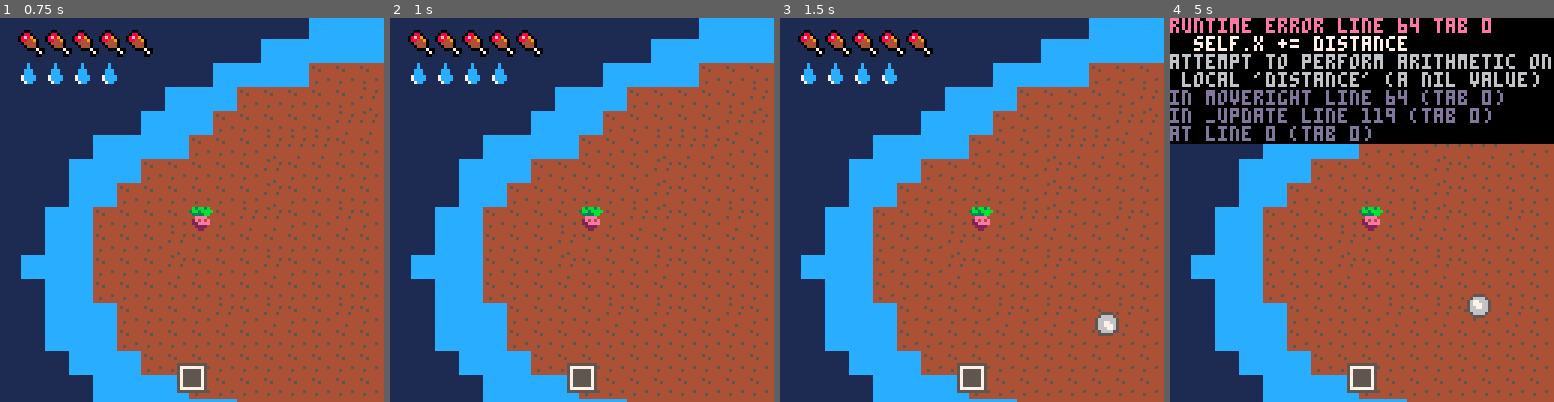
Above: before the commit, frames 1-4 (left to right).
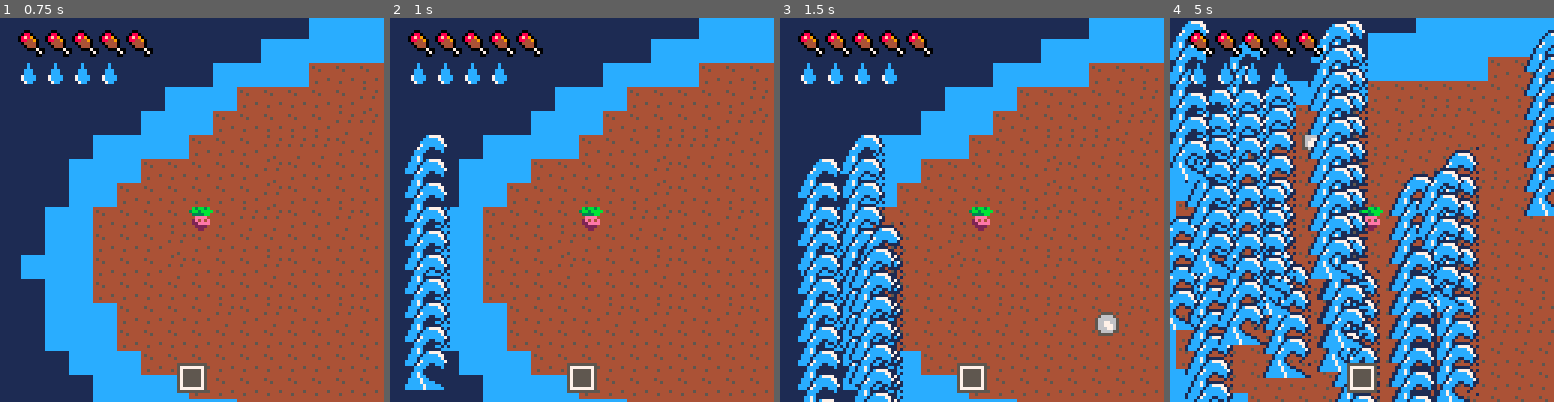
Above: after the commit, the same moments.

Repository: lucaslng/jamhacks-climatastrophe
Game: PICO-8 cartridge climate-collapse.p8
Same seed, same stepped clock (60 frames per second), same inputs: the game is played once before the commit and once after it.
Inputs:
- Up to frame 1 (0.75 s): tap O (Z key) at 0.7 s
- Up to frame 2 (1 s): no input
- Up to frame 3 (1.5 s): no input
- Up to frame 4 (5 s): hold Right 1.6-2.1 s; tap O (Z key) every 0.4 s from 1.7 to 4.9 s; hold Up 2.15-2.42 s; hold Right 2.47-3.03 s; hold Left 3.08-3.58 s; hold Down 3.63-3.97 s; hold Right 4.02-4.68 s; hold Up from 4.73 s (still down)

Frame 1 is identical in both runs. In frame 2, 4.2% of the frame differs, in the area x 3-16%, y 30-97%; in frame 3, 9.1%; in frame 4, 74%, in the area x 0-100%, y 0-100%.
Error before the commit: runtime error line 64 tab 0; self.x += distance; attempt to perform arithmetic on local 'distance' (a nil value)

Commit message:
tsunamies

Diff:
--- a/climate-collapse.p8
+++ b/climate-collapse.p8
@@ -55,27 +55,43 @@
 		fx = false,
 		sprite = 1,
 		hunger = 5,
-		thirst = 4,
+		thirst = 4
 	}
 
-	function Player:moveleft(distance)
-		self.x -= distance
-		self.fx = true
-	end
-
-	function Player:moveright(distance)
-		self.x += distance
-		self.fx = false
-	end
-
-	function Player:moveup(distance)
-		self.y -= distance
-		self.fx = false
-	end
-
-	function Player:movedown(distance)
-		self.y += distance
-		self.fx = false
+	function Player:celx()
+		return flr(self.x / 8)
+	end
+
+	function Player:cely()
+		return flr(self.y / 8)
+	end
+
+	function Player:moveleft()
+		if not fget(mget(flr((self.x - 1) / 8), self:cely()), 7) and not fget(mget(flr((self.x - 1) / 8), flr((self.y + 7) / 8)), 7) then
+			self.x -= 1
+			self.fx = true
+		end
+	end
+
+	function Player:moveright()
+		if not fget(mget(flr((self.x + 8) / 8), self:cely()), 7) and not fget(mget(flr((self.x + 8) / 8), flr((self.y + 7) / 8)), 7) then
+			self.x += 1
+			self.fx = false
+		end
+	end
+
+	function Player:moveup()
+		if not fget(mget(self:celx(), flr((self.y - 1) / 8)), 7) and not fget(mget(flr((self.x + 7) / 8), flr((self.y - 1) / 8)), 7) then
+			self.y -= 1
+			self.fx = false
+		end
+	end
+
+	function Player:movedown()
+		if not fget(mget(self:celx(), flr((self.y + 8) / 8)), 7) and not fget(mget(flr((self.x + 7) / 8), flr((self.y + 8) / 8)), 7) then
+			self.y += 1
+			self.fx = false
+		end
 	end
 
 	function Player:drink(amount)
@@ -85,14 +101,6 @@
 
 	function Player:eat(amount)
 		self.hunger = clamp(self.hunger + amount, 0, 5)
-	end
-
-	function Player:celx()
-		return flr(self.x / 8)
-	end
-
-	function Player:cely()
-		return flr(self.y / 8)
 	end
 
 	tornadoes = {}
@@ -112,16 +120,40 @@
 		return o
 	end
 
-
+	Tsunami = {
+		x = 0,
+		y = 0,
+		height = 0,
+		fx = false,
+		v = 0,
+		lifetime = 240
+	}
+
+	tsunamies = {}
+
+	function Tsunami:new()
+		o = {}
+		setmetatable(o, self)
+		self.__index = self
+		return o
+	end
 end
 
 function _update()
 	local moved = false
 
-	if (btn(0)) then Player:moveleft() moved = true end
-	if (btn(1)) then Player:moveright() moved = true end
-	if (btn(2)) then Player:moveup() moved = true end
-	if (btn(3)) then Player:movedown() moved = true end
+	if btn(0) then
+		Player:moveleft() moved = true
+	end
+	if btn(1) then
+		Player:moveright() moved = true
+	end
+	if btn(2) then
+		Player:moveup() moved = true
+	end
+	if btn(3) then
+		Player:movedown() moved = true
+	end
 
 	if moved then
 		if Player.hunger_timer == nil then
@@ -138,10 +170,10 @@
 
 		-- thirst drains when moving
 		if Player.thirst_timer == nil then Player.thirst_timer = 0 end
-			Player.thirst_timer += 1
-			if Player.thirst_timer >= 150 then
-				Player.thirst = max(0, Player.thirst - 1)
-				Player.thirst_timer = 0
+		Player.thirst_timer += 1
+		if Player.thirst_timer >= 150 then
+			Player.thirst = max(0, Player.thirst - 1)
+			Player.thirst_timer = 0
 		end
 	end
 
@@ -150,10 +182,10 @@
 		local x = Player:celx()
 		local y = Player:cely()
 
-		if mget(x + 1, y) == 8 or
-		   mget(x - 1, y) == 8 or
-		   mget(x, y + 1) == 8 or
-		   mget(x, y - 1) == 8 then
+		if mget(x + 1, y) == 8
+				or mget(x - 1, y) == 8
+				or mget(x, y + 1) == 8
+				or mget(x, y - 1) == 8 then
 			Player:drink(1)
 		end
 	end
@@ -173,6 +205,18 @@
 
 	foreach(tornadoes, function(t) t.x += t.vx t.y += t.vy t.lifetime -= 1 if (abs(Player.x - t.x) <= 2 and abs(Player.y - t.y) <= 2) then die("You died to a tornado!") end end)
 	if tornadoes[1] != nil and tornadoes[1].lifetime <= 0 then deli(tornadoes, 1) end
+
+	if rnd(8) <= 1 then
+		local tsunami = Tsunami:new()
+		tsunami.x = 136
+		tsunami.y = rnd(96) + 120
+		tsunami.height = rnd(80) + 24
+		tsunami.v = rnd({ 1, 1, 2, 2, 3 })
+		add(tsunamies, tsunami)
+	end
+
+	foreach(tsunamies, function(t) t.x += t.v t.lifetime -= 1 end)
+	if tsunamies[1] != nil and tsunamies[1].lifetime <= 0 then deli(tsunamies, 1) end
 end
 
 function _draw()
@@ -184,6 +228,14 @@
 
 	palt()
 	foreach(tornadoes, function(t) spr(9 + (t.lifetime % 8) / 2, t.x, t.y) end)
+
+	foreach(
+		tsunamies, function(t)
+			for i = t.y, t.y + t.height, 8 do
+				spr(13, t.x, i, 2, 2)
+			end
+		end
+	)
 
 	-- draw hud after resetting camera
 	camera()
